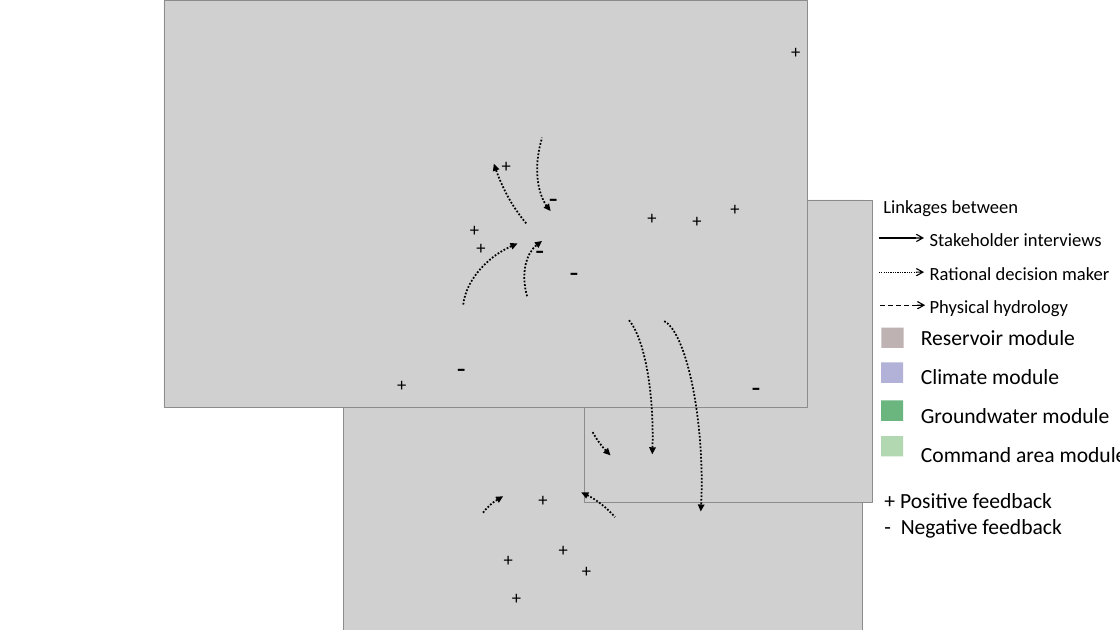
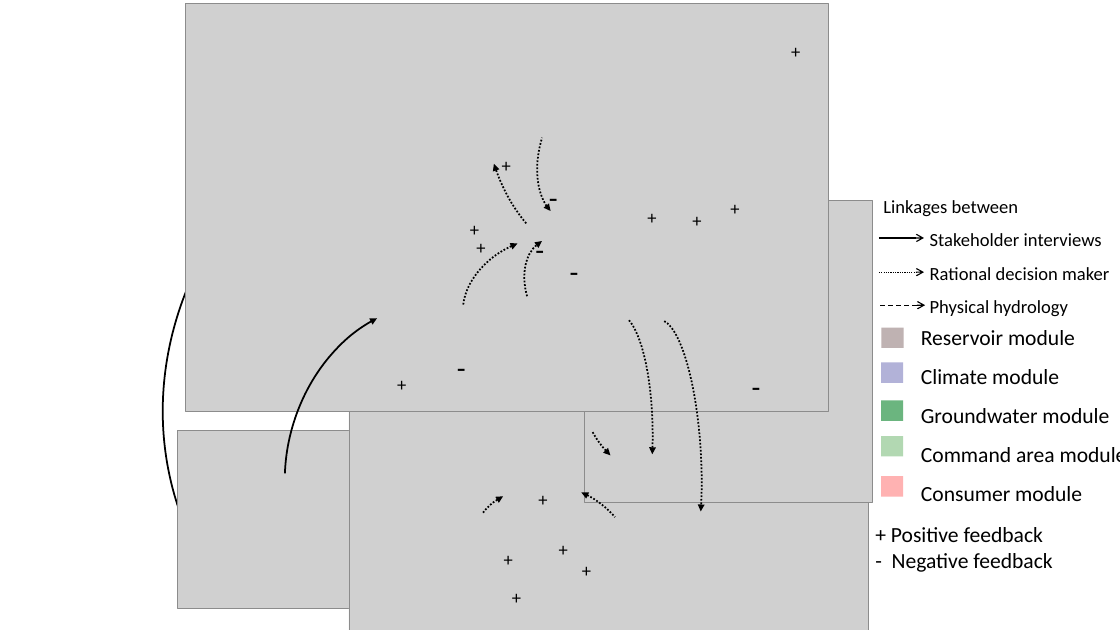
Before and after one commit to ssaiveena/shm, a slide deck: slide 1 of CLD2 and CLD3/CLD3.pptx. Drawn at 1120x630 pixels with LibreOffice and Linux fonts; fonts in the diff are those of the drawing; grey boxes stand for pictures. Boxes give left, top, right and bottom in pixels: in the first picture for what was removed or moved away, otherwise in the second. Text is boxed around its words. In the diff, an @@ line names an element or a change of style, - is before the commit and + after.

```diff
--- a/CLD2 and CLD3/CLD3.pptx
+++ b/CLD2 and CLD3/CLD3.pptx
@@ picture: place and size @@
-picture at <box>164,0,807,408</box>
+picture at <box>185,3,828,411</box>
@@ picture: place and size @@
-picture at <box>343,200,863,630</box>
+picture at <box>350,201,870,630</box>
@@ group added at <box>88,0,1074,630</box>: 6 arc (boxed as its full ellipse)s, 1 text, 1 rectangle, 1 picture @@
+Other water
+Alternatives
@@ text at <box>921,486,1082,501</box>: paragraph added @@
+Consumer module
@@ text "+ Positive feedback": place and size @@
-text "+ Positive feedback" at <box>900,493,1061,538</box>
+text "+ Positive feedback" at <box>891,527,1052,572</box>
```
